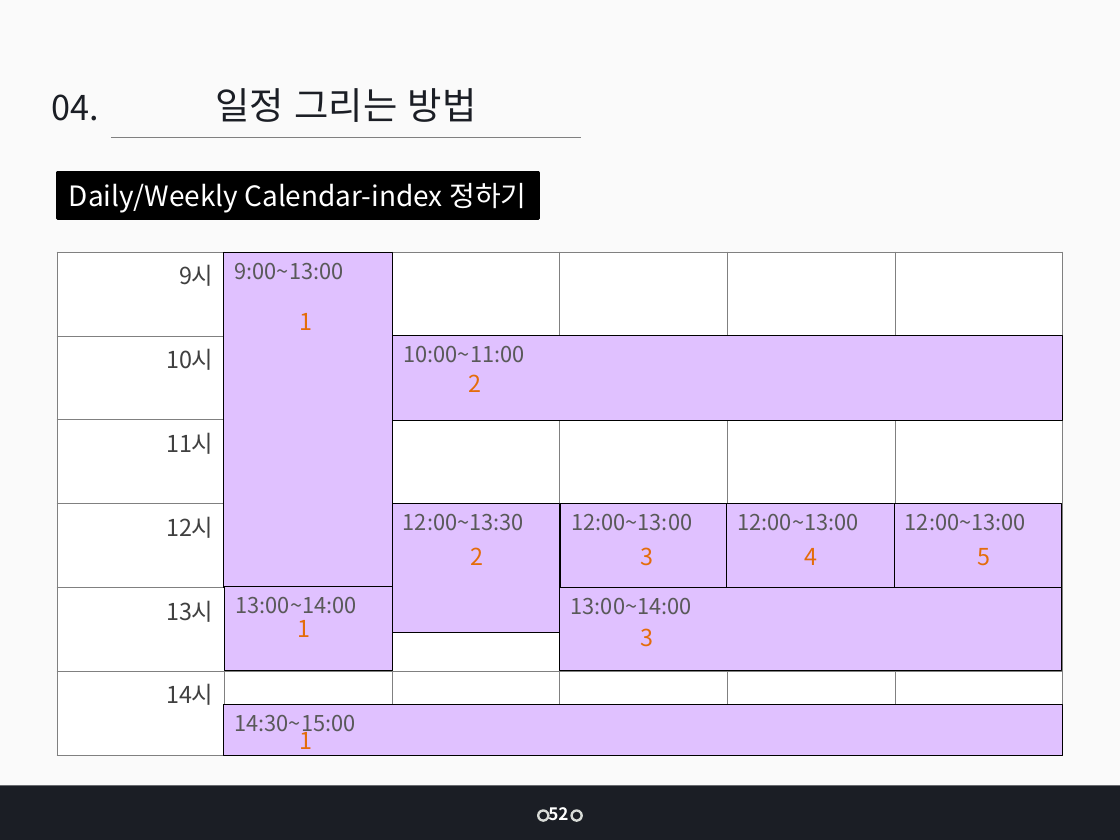
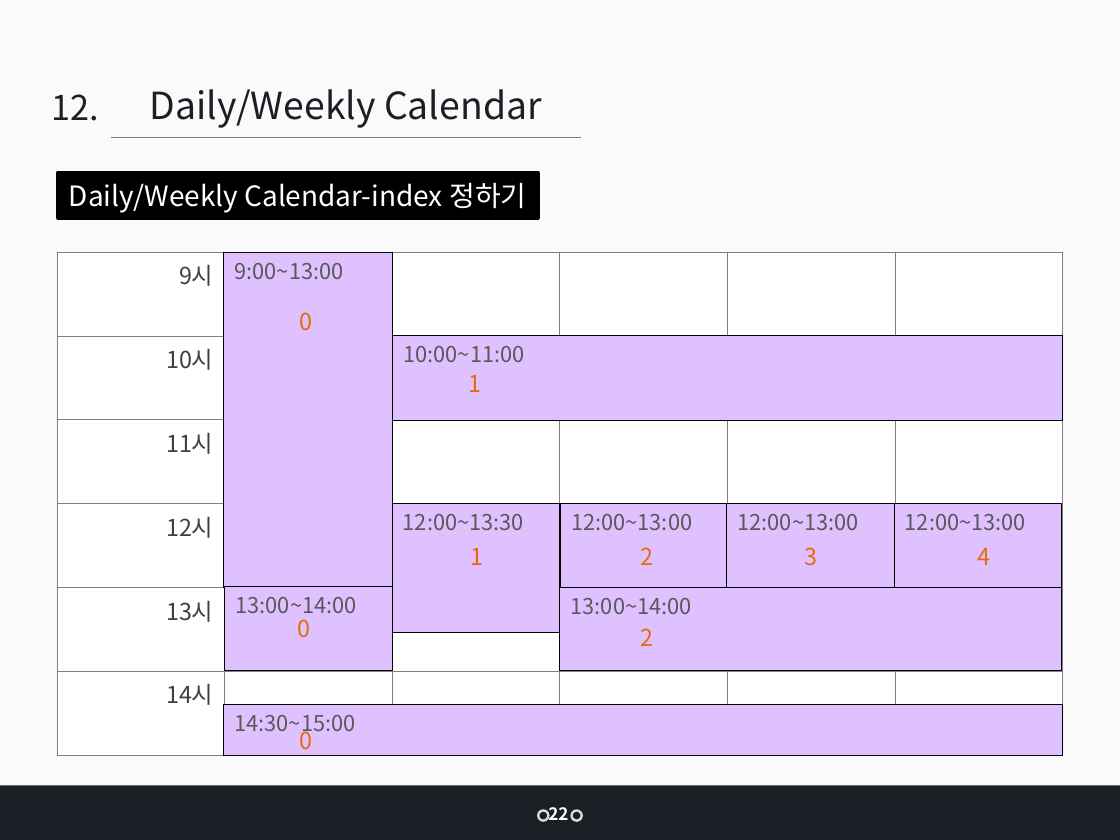
Before and after one commit to jangys/calendarProjectDocument, a slide deck: slide 22 of 인턴 최종 발표_장연수.pptx (slide 52 before the commit). Drawn at 1120x840 pixels with LibreOffice and Linux fonts; fonts in the diff are those of the drawing. Boxes give left, top, right and bottom in pixels: in the first picture for what was removed or moved away, otherwise in the second. Text is boxed around its words. In the diff, an @@ line names an element or a change of style, - is before the commit and + after.

```diff
--- a/인턴 최종 발표_장연수.pptx
+++ b/인턴 최종 발표_장연수.pptx
@@ text at <box>150,89,542,128</box>: text changed @@
-일정 그리는 방법
+Daily/Weekly Calendar
@@ text at <box>51,94,98,121</box>: text changed @@
-04.
+12.
@@ text at <box>299,312,312,331</box>: text changed @@
-1
+0
@@ text at <box>469,375,482,392</box>: text changed @@
-2
+1
@@ text at <box>470,548,483,565</box>: text changed @@
-2
+1
@@ text at <box>640,547,653,565</box>: text changed @@
-3
+2
@@ text at <box>805,547,818,566</box>: text changed @@
-4
+3
@@ text at <box>977,548,990,565</box>: text changed @@
-5
+4
@@ text at <box>298,619,311,638</box>: text changed @@
-1
+0
@@ text at <box>640,628,653,646</box>: text changed @@
-3
+2
@@ text at <box>299,726,312,756</box>: text changed @@
-1
+0
@@ text at <box>548,807,568,820</box>: text changed @@
-52
+22
```
Also in this commit, not shown: 21 other slides changed, 9 slides added, 32 slides removed, 4 other files.
